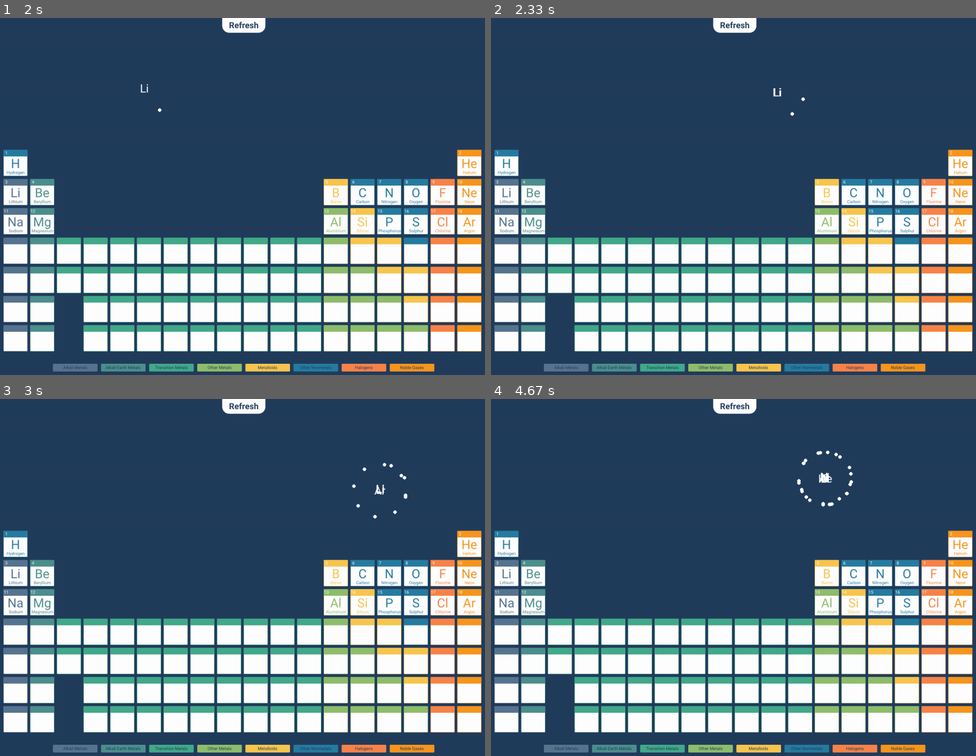
Above: before the commit, frames 1-4 (two rows, left to right).
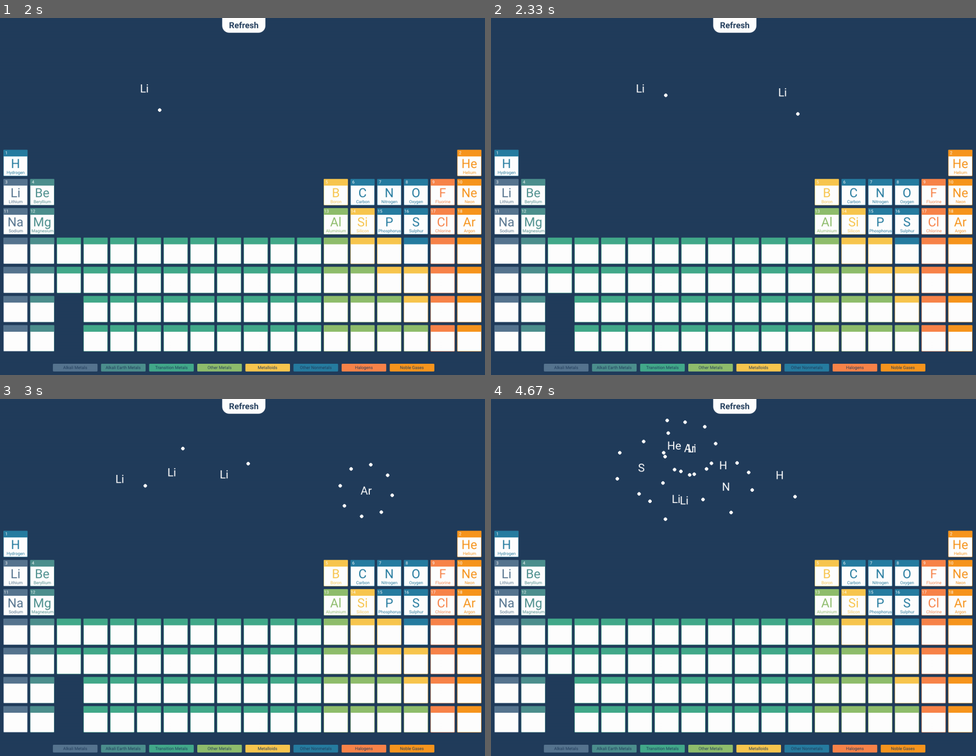
Above: after the commit, the same moments.

Repository: 15collinst/Pygame
Game: pygame game, started from main.py
The game is run twice, just before and just after one commit, with the same random seed, the same clock (stepped at 60 frames per second) and the same inputs.
Inputs (mouse positions are in pixels of both pictures, inside the frame that each line leads up to):
- Up to frame 1 (2 s): press the mouse at (334, 192) at 0.37 s; move the mouse to (276, 146) at 0.47 s; release the mouse at (223, 100) at 0.6 s; click (242, 25) at 0.72 s; press the mouse at (441, 221) at 1.03 s; move the mouse to (383, 182) at 1.13 s; release the mouse at (320, 146) at 1.27 s; press the mouse at (242, 25) at 1.37 s; move the mouse to (184, 167) at 1.47 s; release the mouse at (130, 310) at 1.6 s; press the mouse at (14, 192) at 1.7 s; move the mouse to (77, 139) at 1.8 s; release the mouse at (145, 89) at 1.93 s
- Up to frame 2 (2.33 s): press the mouse at (505, 192) at 2.03 s; move the mouse to (646, 142) at 2.13 s; release the mouse at (786, 92) at 2.27 s
- Up to frame 3 (3 s): press the mouse at (14, 573) at 2.37 s; move the mouse to (38, 527) at 2.47 s; release the mouse at (67, 481) at 2.6 s; press the mouse at (470, 602) at 2.7 s; move the mouse to (426, 545) at 2.8 s; release the mouse at (383, 491) at 2.93 s
- Up to frame 4 (4.67 s): press the mouse at (961, 541) at 3.03 s; move the mouse to (757, 506) at 3.13 s; release the mouse at (558, 470) at 3.27 s; press the mouse at (879, 573) at 3.37 s; move the mouse to (830, 516) at 3.47 s; release the mouse at (777, 463) at 3.6 s; press the mouse at (908, 602) at 3.7 s; move the mouse to (743, 541) at 3.8 s; release the mouse at (573, 481) at 3.93 s; press the mouse at (505, 541) at 4.03 s; move the mouse to (636, 502) at 4.13 s; release the mouse at (772, 463) at 4.27 s; press the mouse at (505, 541) at 4.37 s; move the mouse to (665, 509) at 4.47 s; release the mouse at (825, 477) at 4.6 s

Frame 1 is identical in both runs. In frame 2, less than 0.1% of the frame differs, in the area x 30-65%, y 18-28%; in frame 3, 0.3%; in frame 4, 0.6%, in the area x 25-75%, y 5-35%.

Commit message:
made elements control other elements - even more interesting results

Diff:
--- a/sprite.py
+++ b/sprite.py
@@ -80,11 +80,11 @@
 
                 if distance_apart >= (75 * 2):
                     x,y = element.move_element(ex, ey, ox, oy, "pull")
-                    element.set_coordinates(x,y)
+                    other_element.set_coordinates(x,y)
 
                 if distance_apart < (75 * 2):
                     x,y = element.move_element(ex, ey, ox, oy, "push")
-                    element.set_coordinates(x,y)
+                    other_element.set_coordinates(x,y)
 
     def move_element(element, mx, my, x, y, direction):
         dx = mx - x
